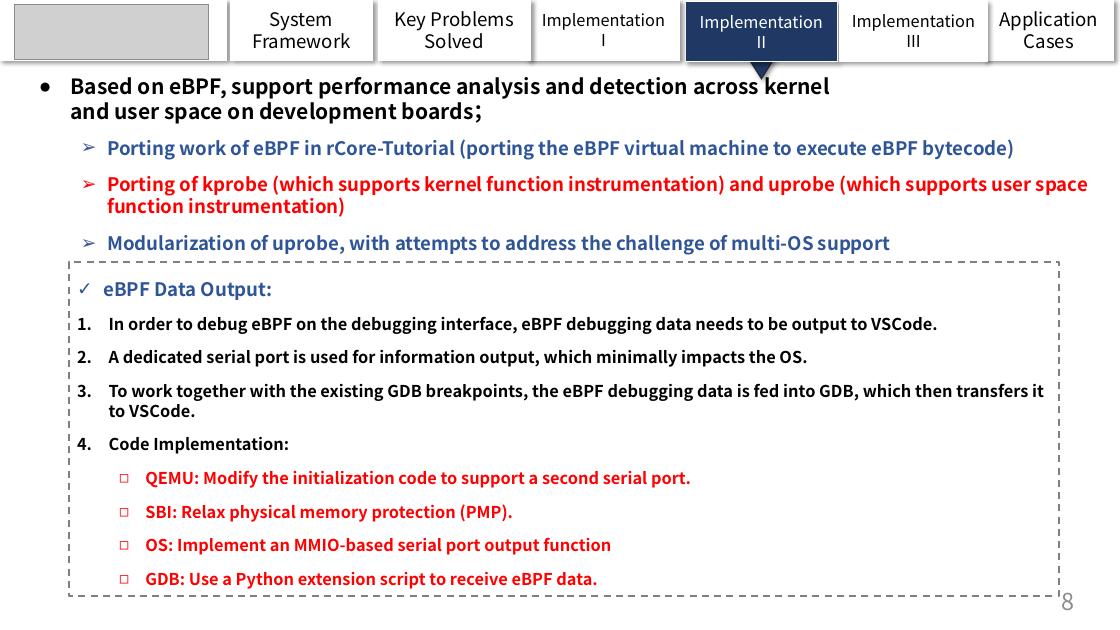
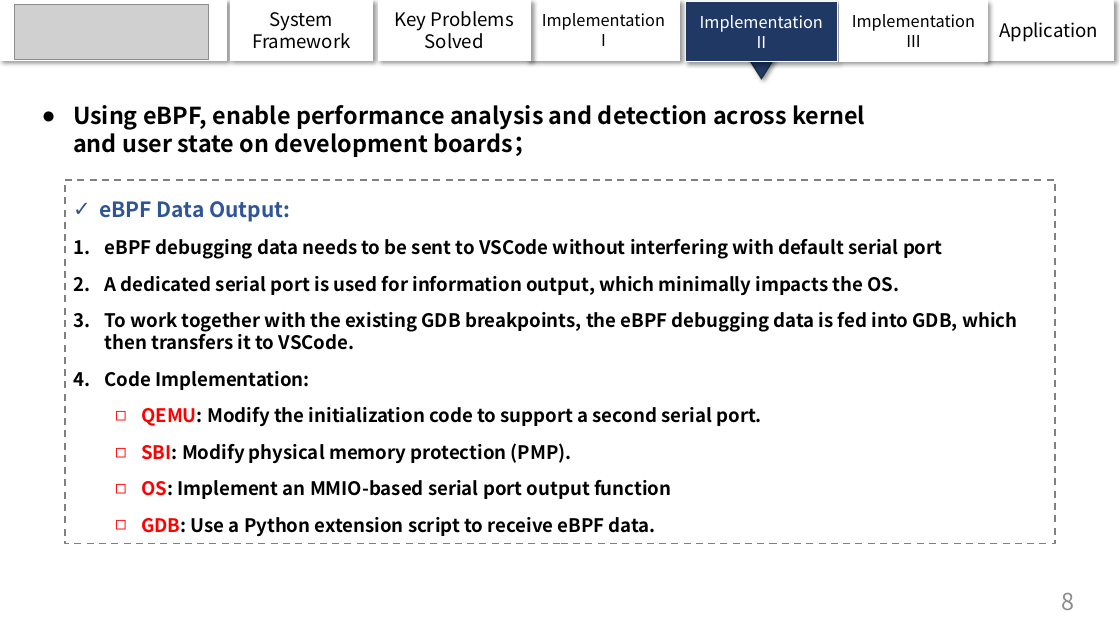
Before and after one commit to chenzhiy2001/code-debug-paper, a slide deck: slide 8 of ICCEA.pptx. Drawn at 1120x630 pixels with LibreOffice and Linux fonts; fonts in the diff are those of the drawing; grey boxes stand for pictures. Boxes give left, top, right and bottom in pixels: in the first picture for what was removed or moved away, otherwise in the second. Text is boxed around its words. In the diff, an @@ line names an element or a change of style, - is before the commit and + after.

```diff
--- a/ICCEA.pptx
+++ b/ICCEA.pptx
@@ text in rectangle at bbox=[999, 22, 1098, 42]: text changed @@
-Application Cases
+Application
@@ text at bbox=[73, 105, 865, 157]: text changed; size 18 to 20 pt @@
-● Based on eBPF, support performance analysis and detection across kernel and user space on development boards；
+● Using eBPF, enable performance analysis and detection across kernel and user state on development boards；
@@ text removed at bbox=[107, 139, 1088, 255] @@
-  ➢ Porting work of eBPF in rCore-Tutorial (porting the eBPF virtual machine to execute eBPF bytecode)
-  ➢ Porting of kprobe (which supports kernel function instrumentation) and uprobe (which supports user space function instrumentation)
-  ➢ Modularization of uprobe, with attempts to address the challenge of multi-OS support
@@ rectangle "eBPF Data Output:": place and size @@
-rectangle "eBPF Data Output:" at bbox=[69, 262, 1060, 596]
+rectangle "eBPF Data Output:" at bbox=[65, 180, 1055, 544]
@@ text in rectangle at bbox=[99, 201, 1017, 536]: size 16 to 18 pt in "eBPF Data Output:"; size 14 to 16 pt in "A dedicated serial port is used for ...", "To work together with the existing GDB ...", "Code Implementation:", "QEMU: Modify the initialization code to support ..." and 2 more places; text colour #FF0000 to #000000 in "QEMU: Modify the initialization code to support ...", "OS: Implement an MMIO-based serial port output ...", "GDB: Use a Python extension script to ..." @@
@@ text in rectangle at bbox=[105, 239, 943, 259]: text changed; size 14 to 16 pt @@
-1. In order to debug eBPF on the debugging interface, eBPF debugging data needs to be output to VSCode.
+1. eBPF debugging data needs to be sent to VSCode without interfering with default serial port
@@ text in rectangle at bbox=[141, 443, 572, 463]: text changed; size 14 to 16 pt; text colour #FF0000 to #000000 @@
-  ◻ SBI: Relax physical memory protection (PMP).
+  ◻ SBI: Modify physical memory protection (PMP).
```
Also in this commit, not shown: 10 other slides changed.
